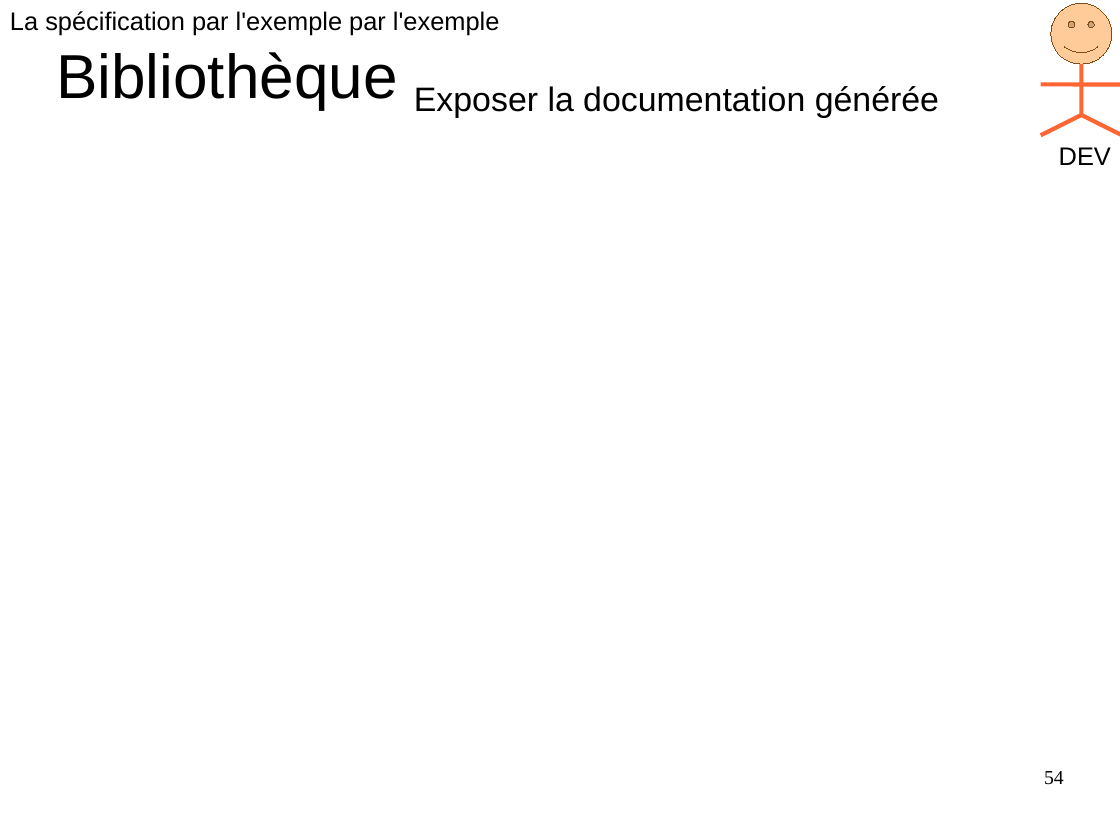
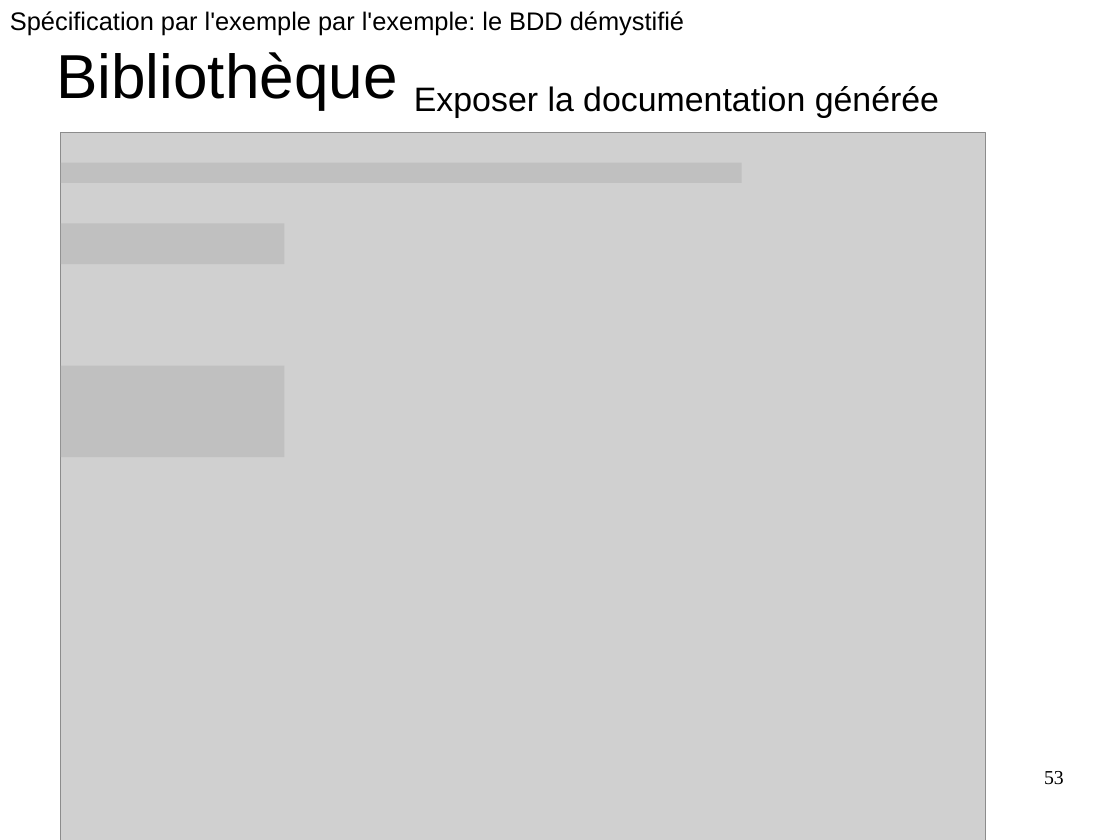
Before and after one commit to GeReinhart/dojo-bdd-library-ws-java, a slide deck: slide 53 of doc/BDD_presentation_agile_grenoble_2016.odp (slide 54 before the commit). Drawn at 1120x840 pixels with LibreOffice and Linux fonts; fonts in the diff are those of the drawing; grey boxes stand for pictures. Boxes give left, top, right and bottom in pixels: in the first picture for what was removed or moved away, otherwise in the second. Text is boxed around its words. In the diff, an @@ line names an element or a change of style, - is before the commit and + after.

Commit message:
update doc

```diff
--- a/doc/BDD_presentation_agile_grenoble_2016.odp
+++ b/doc/BDD_presentation_agile_grenoble_2016.odp
@@ text at bbox=[10, 11, 684, 35]: text changed @@
-La spécification par l'exemple par l'exemple
+Spécification par l'exemple par l'exemple: le BDD démystifié
@@ picture added at bbox=[61, 132, 986, 840] @@
@@ group removed at bbox=[1041, 3, 1120, 165]: 4 lines, 1 smiley face, 1 text @@
-DEV
@@ rectangle added at bbox=[61, 163, 742, 183], fill #C0C0C0 @@
@@ rectangle added at bbox=[61, 224, 285, 264], fill #C0C0C0 @@
@@ rectangle added at bbox=[61, 366, 285, 457], fill #C0C0C0 @@
@@ page number at bbox=[1044, 771, 1064, 785]: text changed @@
-54
+53
```
Also in this commit, not shown: 50 other slides changed, 1 slide added, 3 slides removed.
